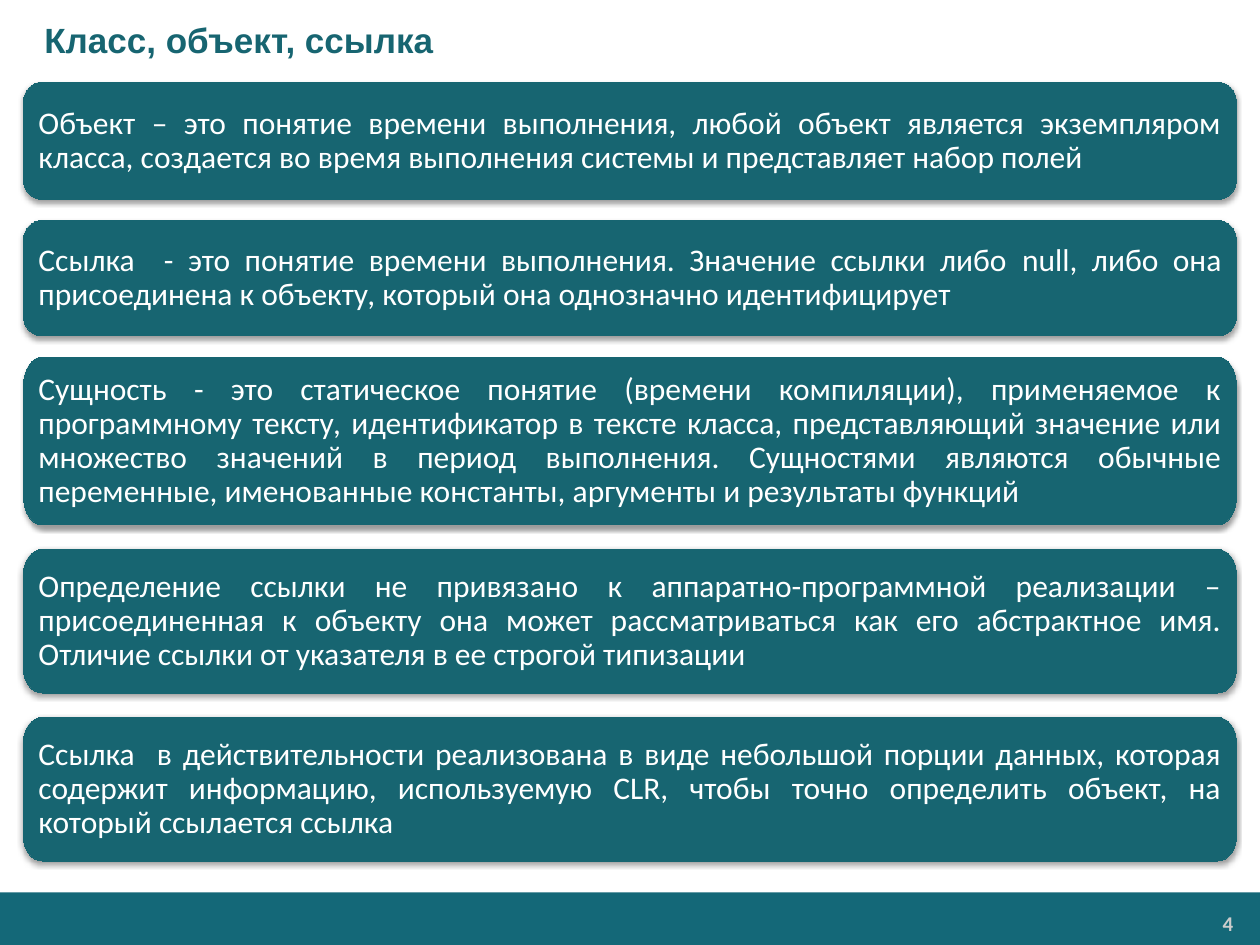
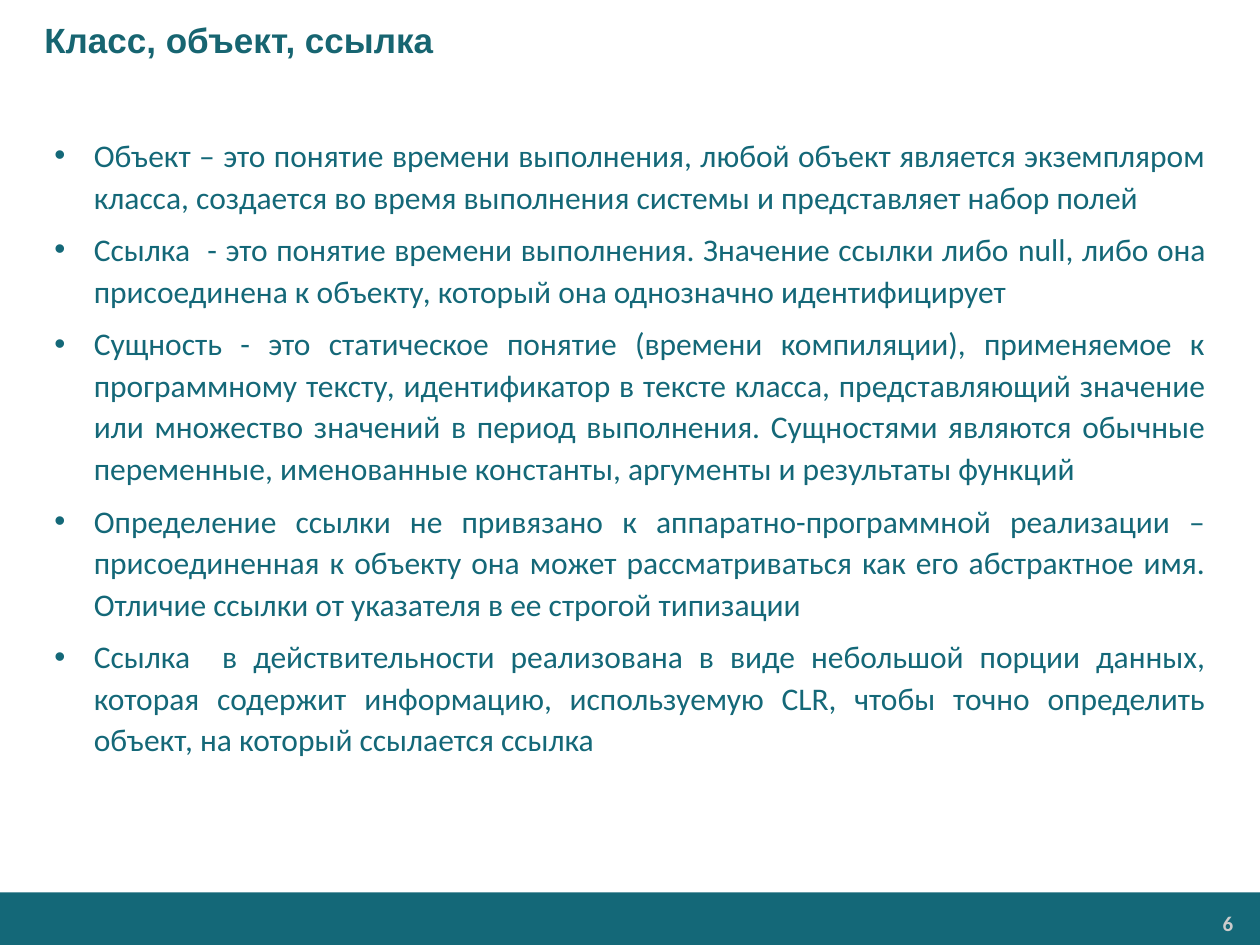
Before and after one commit to EPM-RD-NETLAB/.NET-Framework-modules, a slide deck: slide 6 of M3. Types/Types (RU).pptx (slide 4 before the commit). Drawn at 1260x945 pixels with LibreOffice and Linux fonts; fonts in the diff are those of the drawing; background and template pictures are left out. Boxes give left, top, right and bottom in pixels: in the first picture for what was removed or moved away, otherwise in the second. Text is boxed around its words. In the diff, an @@ line names an element or a change of style, - is before the commit and + after.

```diff
--- a/M3. Types/Types (RU).pptx
+++ b/M3. Types/Types (RU).pptx
@@ freeform shape removed at (24, 82, 1237, 199) @@
-Объект – это понятие времени выполнения, любой объект является экземпляром класса, создается во время выполнения системы и представляет набор полей
@@ text added at (94, 145, 1206, 756), 18 pt, text #146878 @@
+• Объект – это понятие времени выполнения, любой объект является экземпляром класса, создается во время выполнения системы и представляет набор полей
+• Ссылка - это понятие времени выполнения. Значение ссылки либо null, либо она присоединена к объекту, который она однозначно идентифицирует
+• Сущность - это статическое понятие (времени компиляции), применяемое к программному тексту, идентификатор в тексте класса, представляющий значение или множество значений в период выполнения. Сущностями являются обычные переменные, именованные константы, аргументы и результаты функций
+• Определение ссылки не привязано к аппаратно-программной реализации – присоединенная к объекту она может рассматриваться как его абстрактное имя. Отличие ссылки от указателя в ее строгой типизации
+• Ссылка в действительности реализована в виде небольшой порции данных, которая содержит информацию, используемую CLR, чтобы точно определить объект, на который ссылается ссылка
@@ freeform shape removed at (24, 220, 1237, 336) @@
-Ссылка - это понятие времени выполнения. Значение ссылки либо null, либо она присоединена к объекту, который она однозначно идентифицирует
@@ freeform shape removed at (24, 357, 1237, 524) @@
-Сущность - это статическое понятие (времени компиляции), применяемое к программному тексту, идентификатор в тексте класса, представляющий значение или множество значений в период выполнения. Сущностями являются обычные переменные, именованные константы, аргументы и результаты функций
@@ freeform shape removed at (24, 549, 1237, 693) @@
-Определение ссылки не привязано к аппаратно-программной реализации – присоединенная к объекту она может рассматриваться как его абстрактное имя. Отличие ссылки от указателя в ее строгой типизации
@@ freeform shape removed at (24, 717, 1237, 861) @@
-Ссылка в действительности реализована в виде небольшой порции данных, которая содержит информацию, используемую CLR, чтобы точно определить объект, на который ссылается ссылка
@@ page number at (1223, 916, 1234, 931): text changed @@
-4
+6
```
Also in this commit, not shown: 11 other slides changed, 8 slides added, 9 slides removed, 5 other files.
